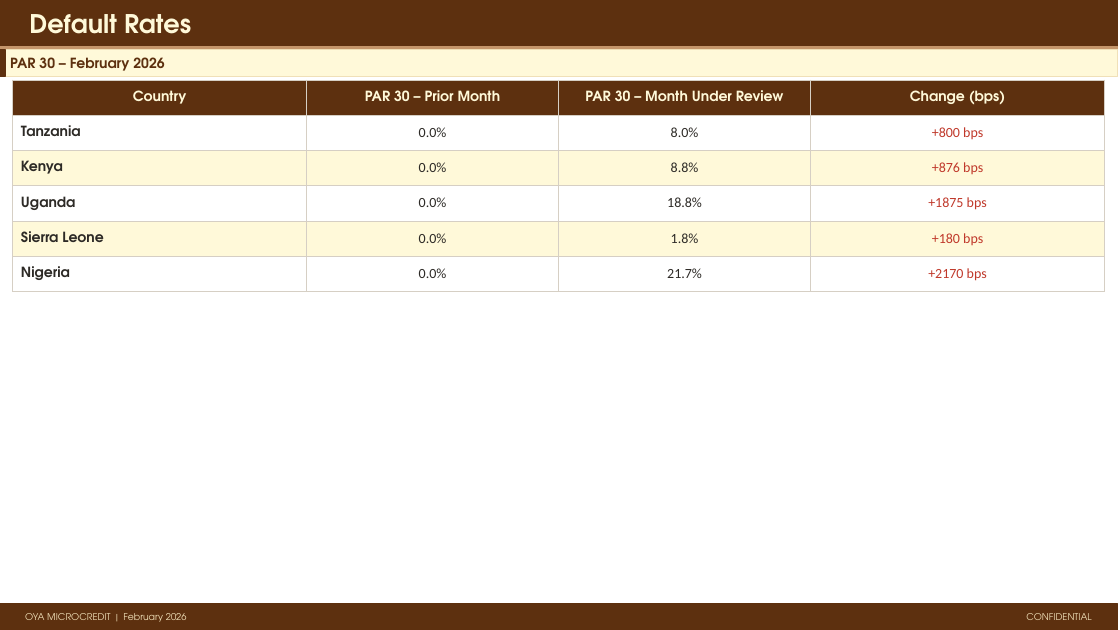
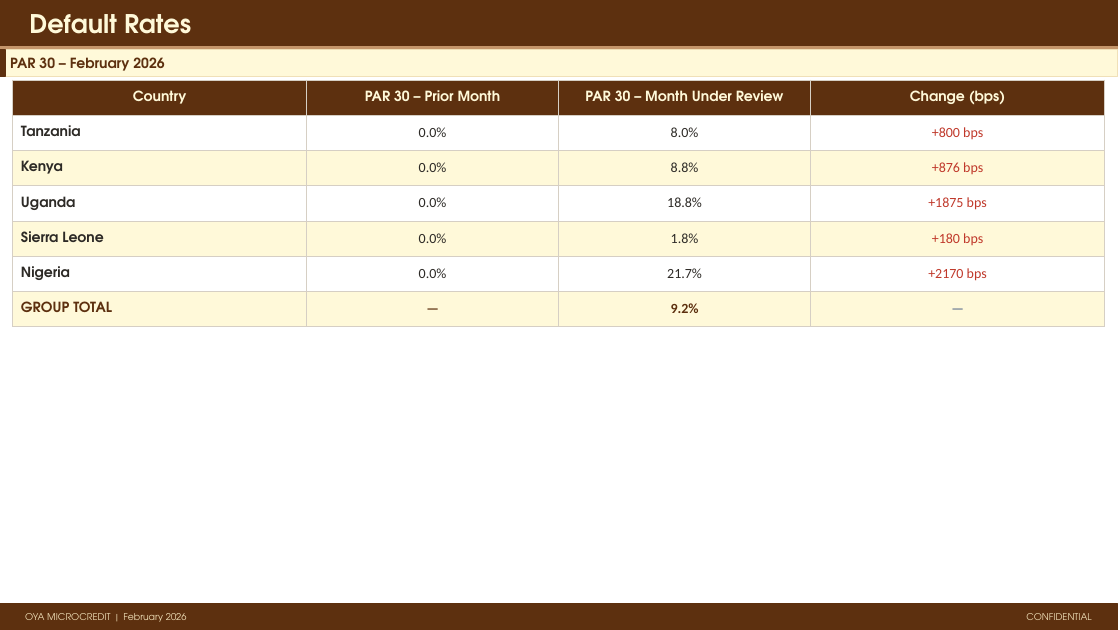
Before and after one commit to ikyei/oya-monthly, a slide deck: slide 8 of reports/2026-02.pptx. Drawn at 1120x630 pixels with LibreOffice and Linux fonts; fonts in the diff are those of the drawing. Boxes give left, top, right and bottom in pixels: in the first picture for what was removed or moved away, otherwise in the second. Text is boxed around its words. In the diff, an @@ line names an element or a change of style, - is before the commit and + after.

```diff
--- a/reports/2026-02.pptx
+++ b/reports/2026-02.pptx
@@ table at <box>13,80,1105,317</box> @@
+row 7: GROUP TOTAL | — | 9.2% | —
```
Also in this commit, not shown: 3 other slides changed, 4 other files.
